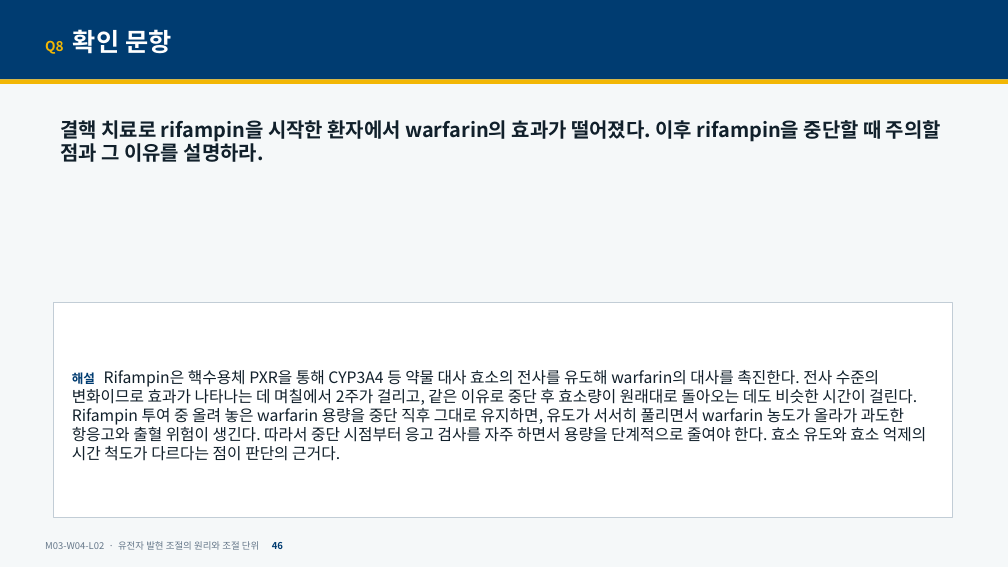
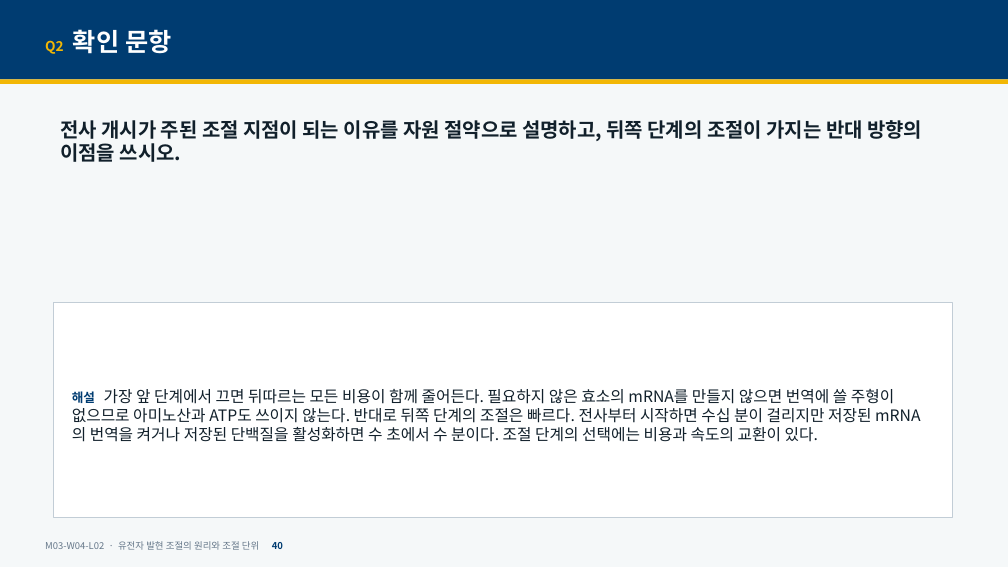
Before and after one commit to hoperiasd2/hoperiasd2.github.io, a slide deck: slide 40 of curriculum/M03/W04/L02/slides.pptx (slide 46 before the commit). Drawn at 1008x567 pixels with LibreOffice and Linux fonts; fonts in the diff are those of the drawing. Boxes give left, top, right and bottom in pixels: in the first picture for what was removed or moved away, otherwise in the second. Text is boxed around its words. In the diff, an @@ line names an element or a change of style, - is before the commit and + after.

```diff
--- a/curriculum/M03/W04/L02/slides.pptx
+++ b/curriculum/M03/W04/L02/slides.pptx
@@ text at (45,29,171,54): text changed @@
-Q8 확인 문항
+Q2 확인 문항
@@ text at (60,120,922,162): text changed @@
-결핵 치료로 rifampin을 시작한 환자에서 warfarin의 효과가 떨어졌다. 이후 rifampin을 중단할 때 주의할 점과 그 이유를 설명하라.
+전사 개시가 주된 조절 지점이 되는 이유를 자원 절약으로 설명하고, 뒤쪽 단계의 조절이 가지는 반대 방향의 이점을 쓰시오.
@@ text in rectangle at (72,389,894,442): text changed @@
-해설 Rifampin은 핵수용체 PXR을 통해 CYP3A4 등 약물 대사 효소의 전사를 유도해 warfarin의 대사를 촉진한다. 전사 수준의 변화이므로 효과가 나타나는 데 며칠에서 2주가 걸리고, 같은 이유로 중단 후 효소량이 원래대로 돌아오는 데도 비슷한 시간이 걸린다. Rifampin 투여 중 올려 놓은 warfarin 용량을 중단 직후 그대로 유지하면, 유도가 서서히 풀리면서 warfarin 농도가 올라가 과도한 항응고와 출혈 위험이 생긴다. 따라서 중단 시점부터 응고 검사를 자주 하면서 용량을 단계적으로 줄여야 한다. 효소 유도와 효소 억제의 시간 척도가 다르다는 점이 판단의 근거다.
+해설 가장 앞 단계에서 끄면 뒤따르는 모든 비용이 함께 줄어든다. 필요하지 않은 효소의 mRNA를 만들지 않으면 번역에 쓸 주형이 없으므로 아미노산과 ATP도 쓰이지 않는다. 반대로 뒤쪽 단계의 조절은 빠르다. 전사부터 시작하면 수십 분이 걸리지만 저장된 mRNA의 번역을 켜거나 저장된 단백질을 활성화하면 수 초에서 수 분이다. 조절 단계의 선택에는 비용과 속도의 교환이 있다.
```
Also in this commit, not shown: 41 other slides changed, 8 slides added, 4 slides removed, 16 other files.
